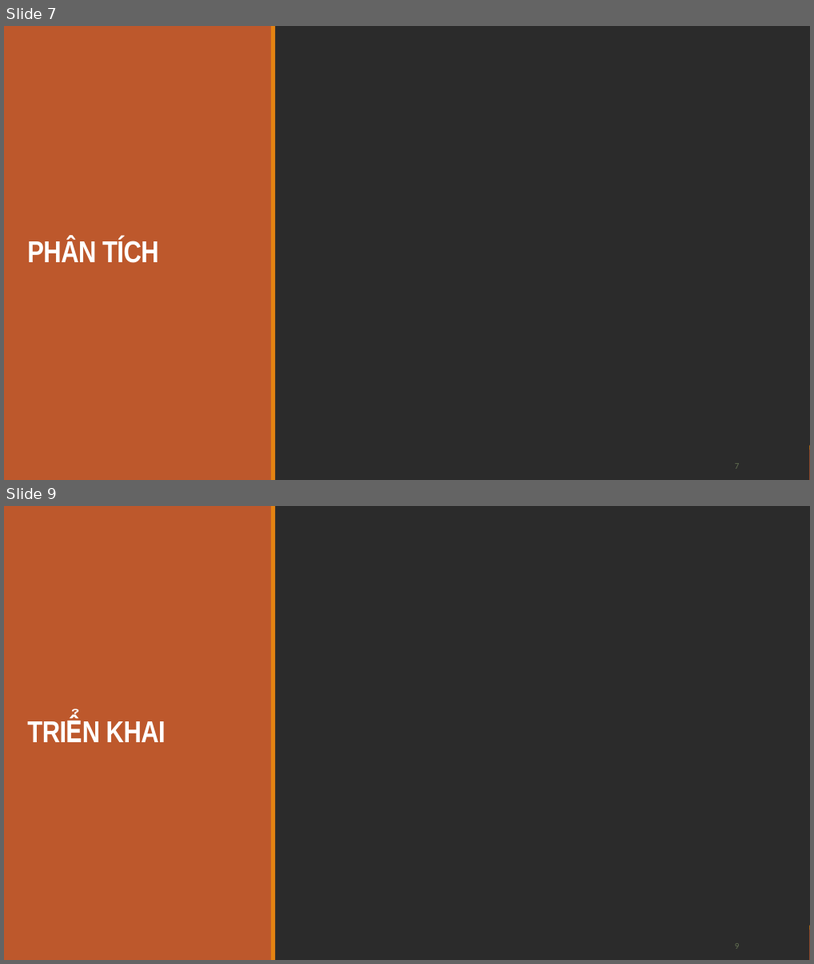
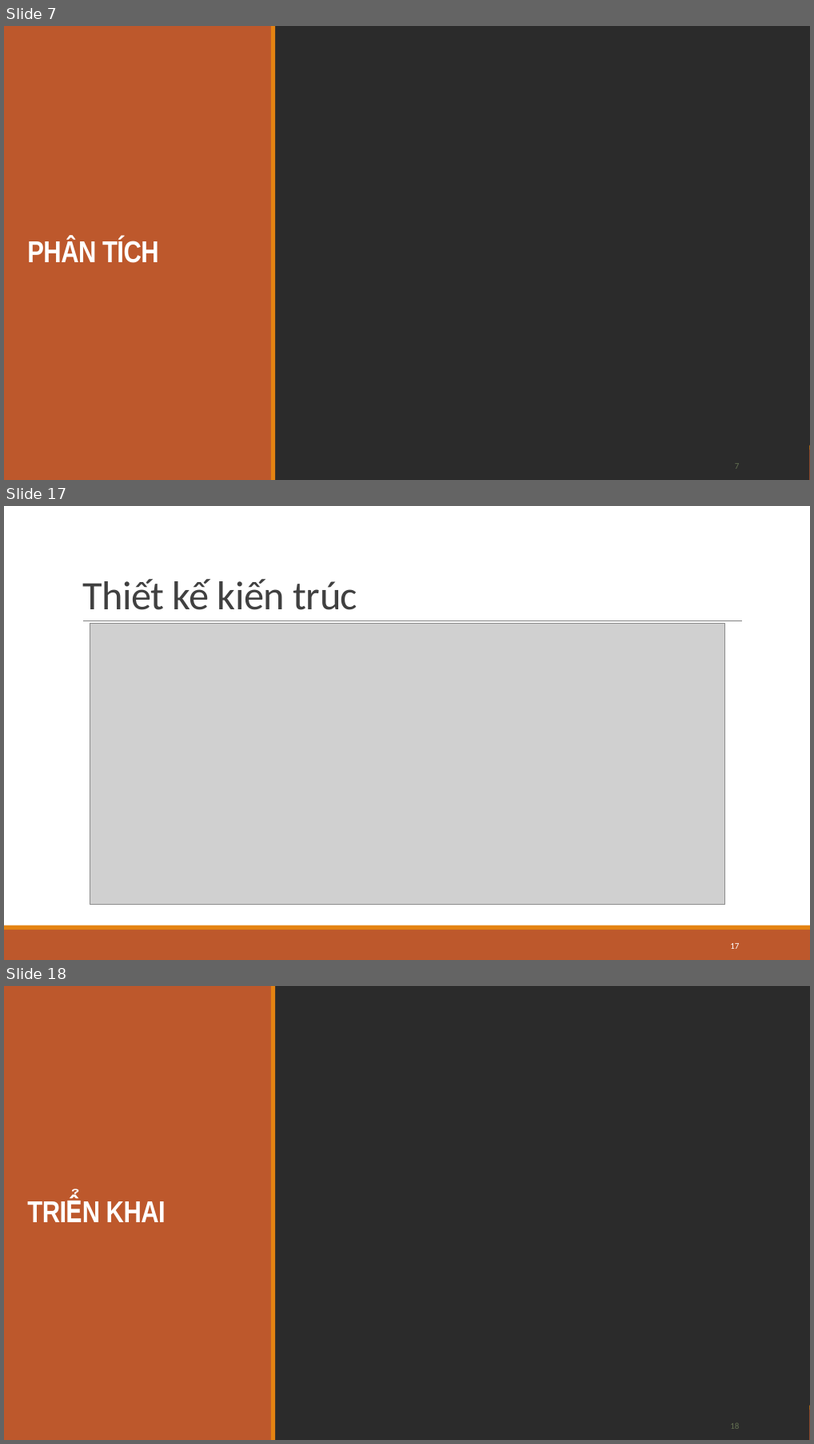
Before and after one commit to trandinhlam/master_2nd_semester, a slide deck: HoachDinhChienLuoc/DoAnHoachDinhChienLuoc.pptx. Shown one above the other, each under a label of ours: slides 7 and 9 before the commit, slides 7, 17 and 18 after it; the slides between them are not shown. The pictures are 814x964 and 814x1444 pixels, drawn with LibreOffice and Linux fonts; fonts in the diff are those of the drawing; grey boxes stand for pictures; background and template pictures are left out; a plain dark background stands for a picture behind light text. Boxes give left, top, right and bottom in pixels: in the first picture for what was removed or moved away, otherwise in the second. Text is boxed around its words. In the diff, an @@ line names an element or a change of style, - is before the commit and + after.

```diff
--- a/HoachDinhChienLuoc/DoAnHoachDinhChienLuoc.pptx
+++ b/HoachDinhChienLuoc/DoAnHoachDinhChienLuoc.pptx
@@ slide 17 added at (4,506,810,960), background picture (left out); not listed: 2 template elements that a slide beside it also shows @@
@@ title added at (82,579,358,610), 48 pt, text #404040 @@
+Thiết kế kiến trúc
@@ line added from (83, 621) to (742, 621), #808080 0.5 pt @@
@@ picture added at (90,623,725,904) @@
@@ page number added at (730,943,739,948), 10.5 pt, text #FFFFFF @@
+17
@@ what was slide 9 is now slide 18 @@
@@ page number at (730,1423,739,1428): text changed @@
-9
+18
```
Also in this commit, not shown: 9 other slides added, 1 slide removed.
